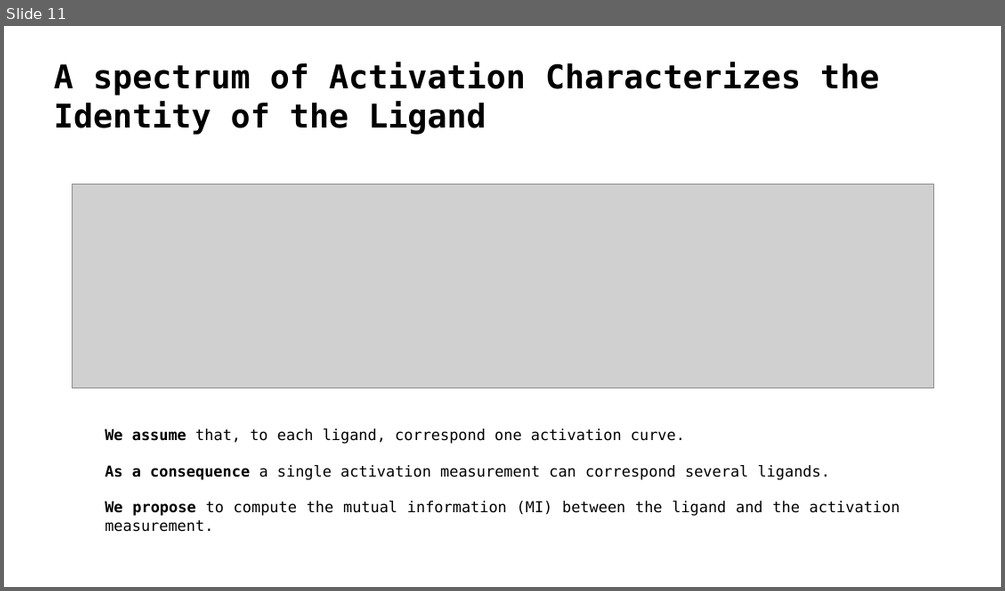
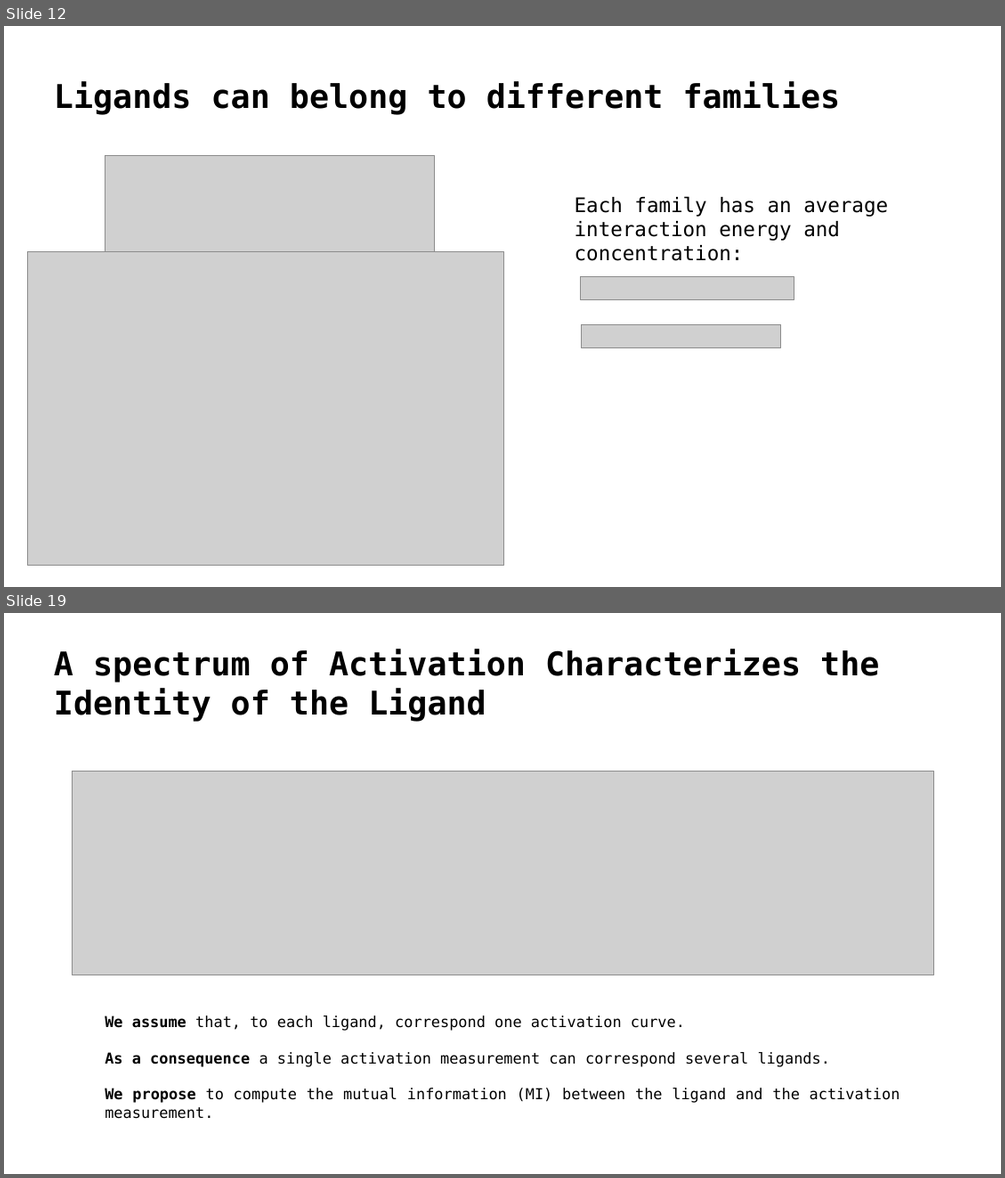
Before and after one commit to HugoLeRoy94/octopus_smelling, a slide deck: presentation/meeting_w_exp_team.odp. Shown one above the other, each under a label of ours: slide 11 before the commit, slides 12 and 19 after it; the slides between them are not shown. The pictures are 1005x591 and 1005x1178 pixels, drawn with LibreOffice and Linux fonts; fonts in the diff are those of the drawing; grey boxes stand for pictures; background and template pictures are left out. Boxes give left, top, right and bottom in pixels: in the first picture for what was removed or moved away, otherwise in the second. Text is boxed around its words. In the diff, an @@ line names an element or a change of style, - is before the commit and + after.

```diff
--- a/presentation/meeting_w_exp_team.odp
+++ b/presentation/meeting_w_exp_team.odp
@@ slide 12 added at (4, 26, 1001, 587), background #FFFFFF @@
@@ title added at (54, 81, 841, 115), 26 pt, text #000000, bold @@
+Ligands can belong to different families
@@ picture added at (105, 155, 435, 252) @@
@@ text added at (574, 196, 888, 261), 16 pt, text #000000 @@
+Each family has an average interaction energy and concentration:
@@ picture added at (27, 252, 503, 565) @@
@@ picture added at (581, 277, 794, 300) @@
@@ picture added at (581, 324, 781, 348) @@
@@ what was slide 11 is now slide 19 @@
```
Also in this commit, not shown: 10 slides changed, 8 other slides added, 1 slide removed, 4 other files.
